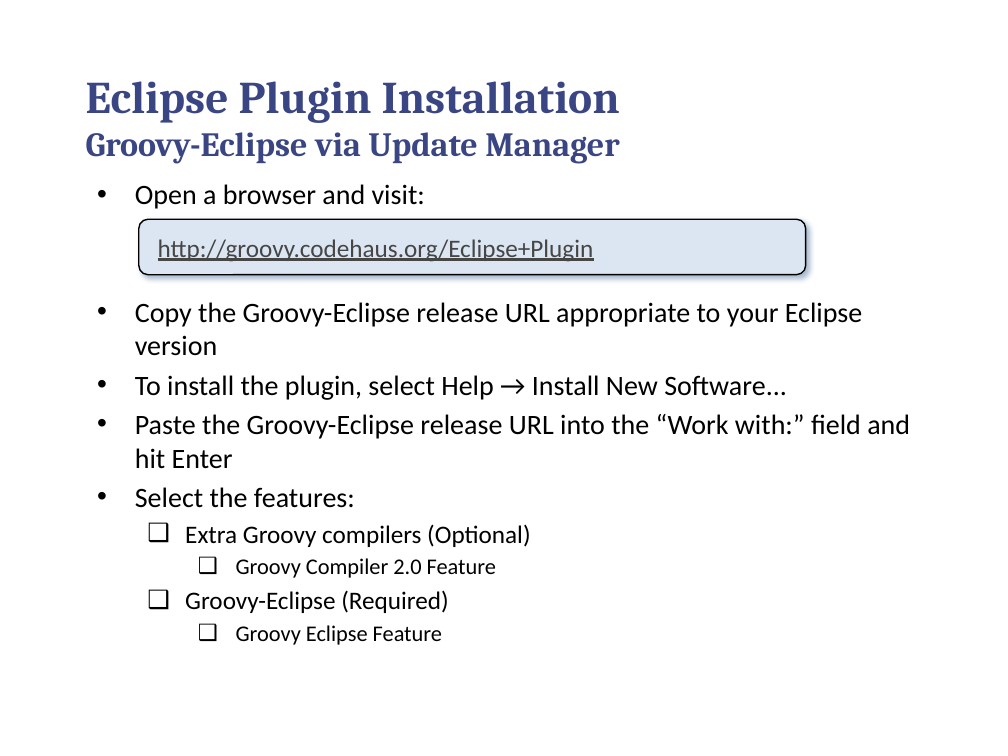
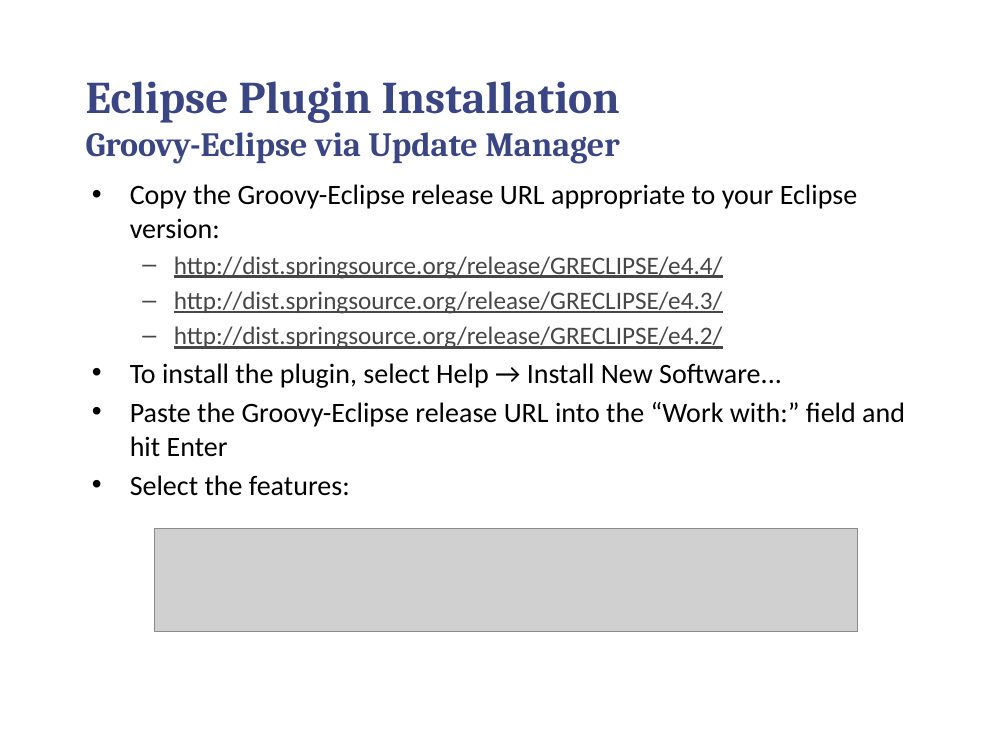
Before and after one commit to callistaenterprise/groovy-tdd-cadec, a slide deck: slide 8 of docs/groovy-tdd-installation.pptx. Drawn at 1008x756 pixels with LibreOffice and Linux fonts; fonts in the diff are those of the drawing; grey boxes stand for pictures; background and template pictures are left out. Boxes give left, top, right and bottom in pixels: in the first picture for what was removed or moved away, otherwise in the second. Text is boxed around its words. In the diff, an @@ line names an element or a change of style, - is before the commit and + after.

```diff
--- a/docs/groovy-tdd-installation.pptx
+++ b/docs/groovy-tdd-installation.pptx
@@ text at <box>130,184,858,349</box>: text changed; size 20 to 18 pt; text colour #000000 to #464646 @@
-• Open a browser and visit:
-• Copy the Groovy-Eclipse release URL appropriate to your Eclipse version
+• Copy the Groovy-Eclipse release URL appropriate to your Eclipse version:
+  – http://dist.springsource.org/release/GRECLIPSE/e4.4/
+  – http://dist.springsource.org/release/GRECLIPSE/e4.3/
+  – http://dist.springsource.org/release/GRECLIPSE/e4.2/
@@ rounded rectangle removed at <box>139,220,806,275</box> @@
-http://groovy.codehaus.org/Eclipse+Plugin
@@ picture added at <box>155,529,859,632</box> @@
@@ text at <box>185,524,530,645</box>: paragraphs removed @@
-  ❑ Extra Groovy compilers (Optional)
-    ❑ Groovy Compiler 2.0 Feature
-  ❑ Groovy-Eclipse (Required)
-    ❑ Groovy Eclipse Feature
```
Also in this commit, not shown: 12 other slides changed, 2 other files.
